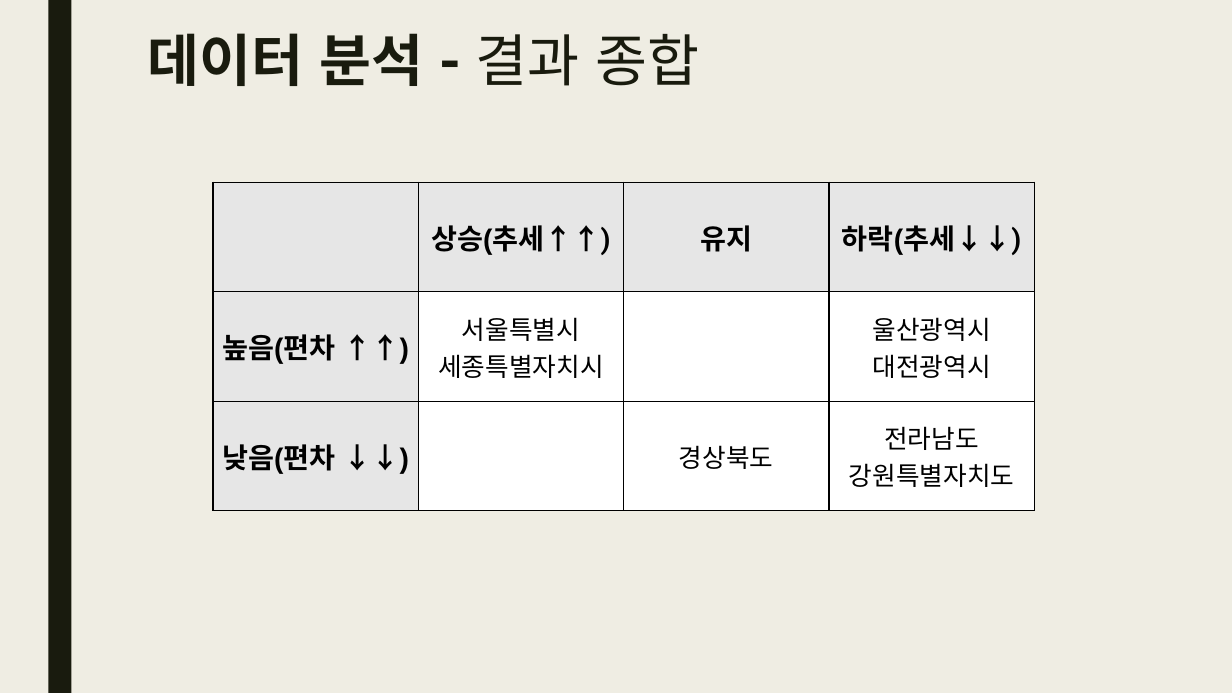
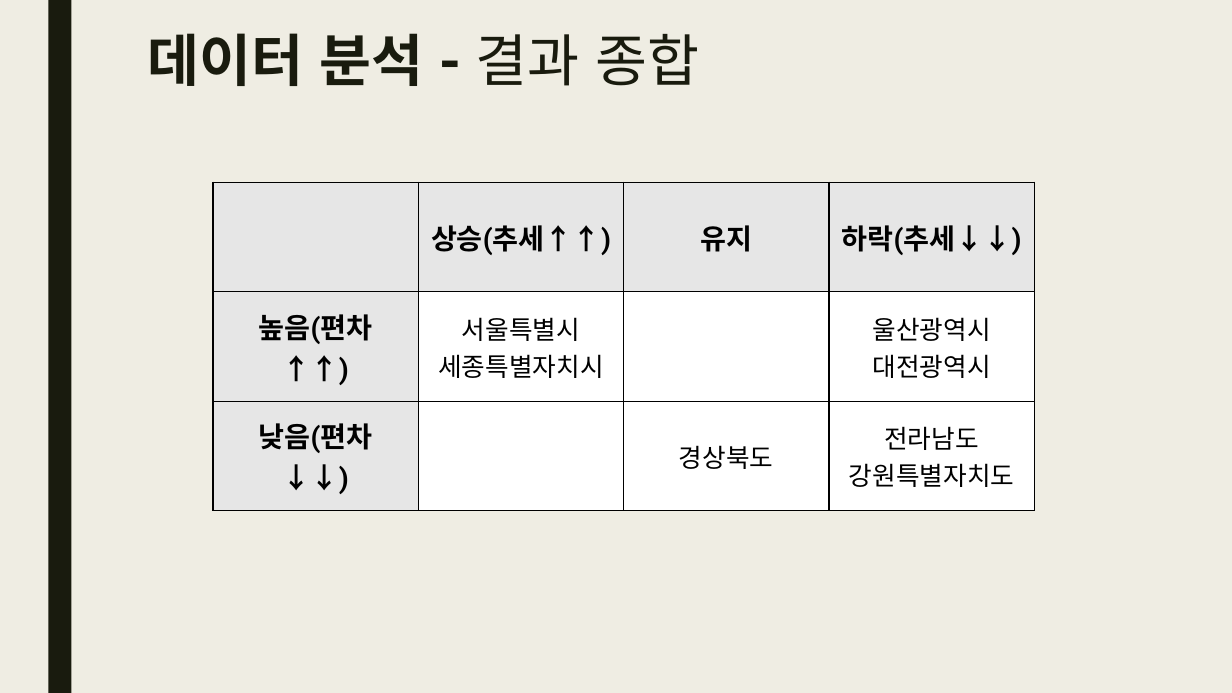
Before and after one commit to 25-SDA-team8/25-SDA-team8, a slide deck: slide 17 of docs/elderly/노인 파트 발표 자료_수정본.pptx. Drawn at 1232x693 pixels with LibreOffice and Linux fonts; fonts in the diff are those of the drawing. Boxes give left, top, right and bottom in pixels: in the first picture for what was removed or moved away, otherwise in the second. Text is boxed around its words. In the diff, an @@ line names an element or a change of style, - is before the commit and + after.

```diff
--- a/docs/elderly/노인 파트 발표 자료_수정본.pptx
+++ b/docs/elderly/노인 파트 발표 자료_수정본.pptx
@@ table at bbox=[213, 182, 1034, 510] @@
@@ font Arial to Roboto in "상승(추세↑↑)", "유지", "하락(추세↓↓)", "높음(편차 ↑↑)" and 8 more places @@
```
Also in this commit, not shown: 39 other slides changed, 1 slide removed, 3 other files.
